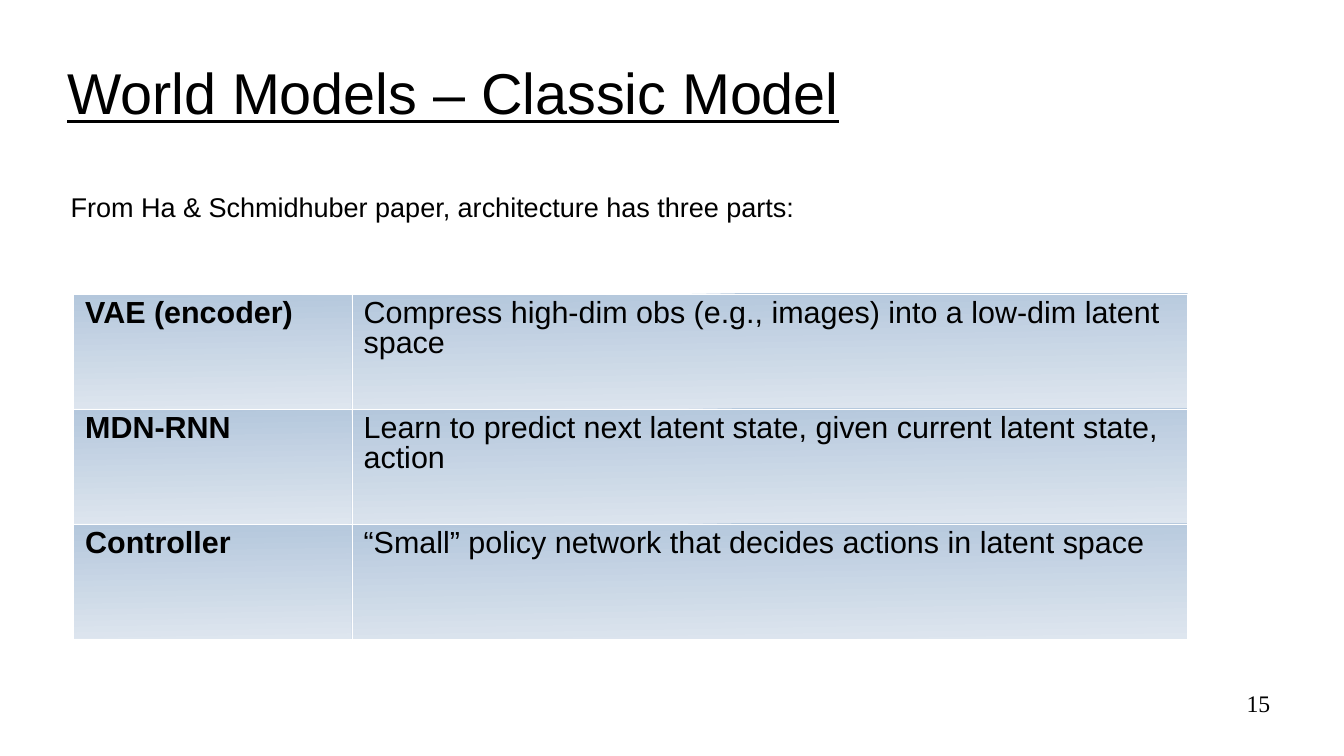
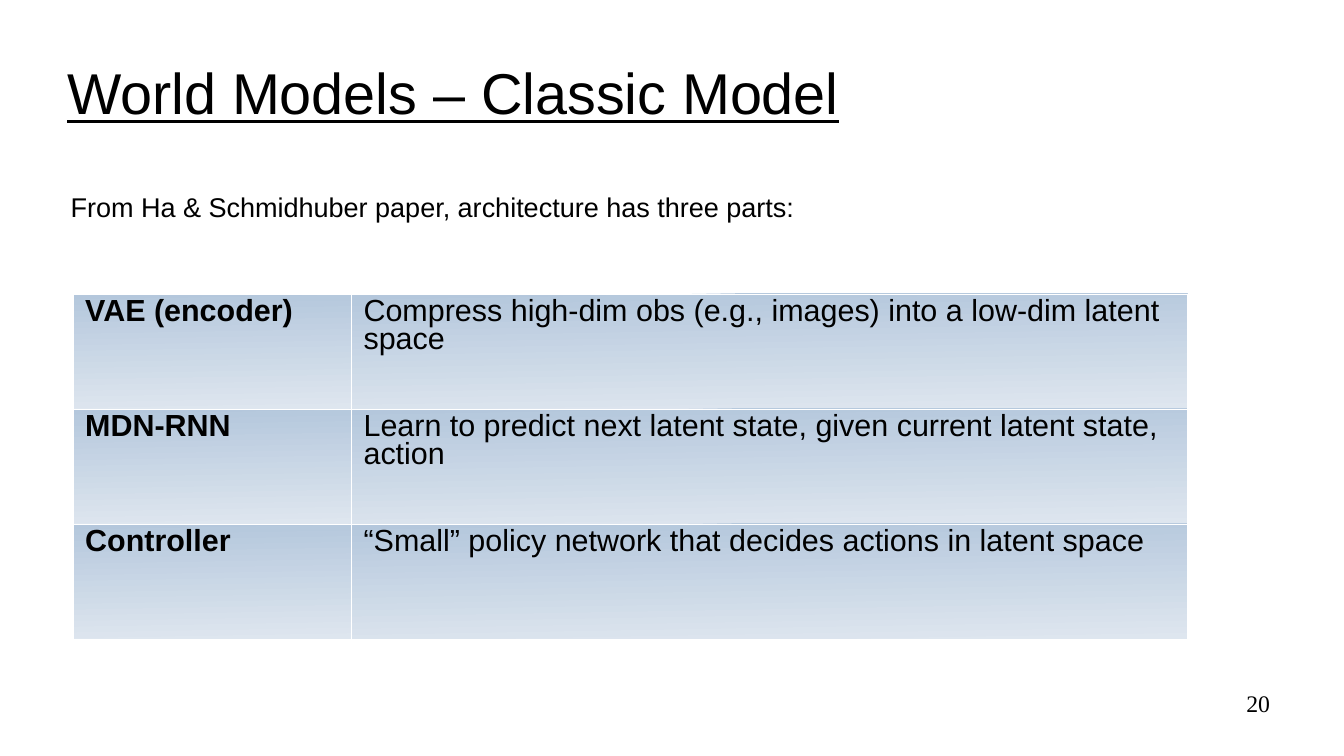
Before and after one commit to jackburke12/applied_reinforcement_learning, a slide deck: slide 20 of 10_model_based_rl_and_model_safety/model_based_rl.ppt (slide 15 before the commit). Drawn at 1344x756 pixels with LibreOffice and Linux fonts; fonts in the diff are those of the drawing. Boxes give left, top, right and bottom in pixels: in the first picture for what was removed or moved away, otherwise in the second. Text is boxed around its words. In the diff, an @@ line names an element or a change of style, - is before the commit and + after.

Commit message:
added slides to model based rl

```diff
--- a/10_model_based_rl_and_model_safety/model_based_rl.ppt
+++ b/10_model_based_rl_and_model_safety/model_based_rl.ppt
@@ table at (73,294,1188,639) @@
@@ line spacing 0.87 to 0.81 @@
@@ page number at (1246,696,1270,713): text changed @@
-15
+20
```
Also in this commit, not shown: 5 slides added, 1 other file.
